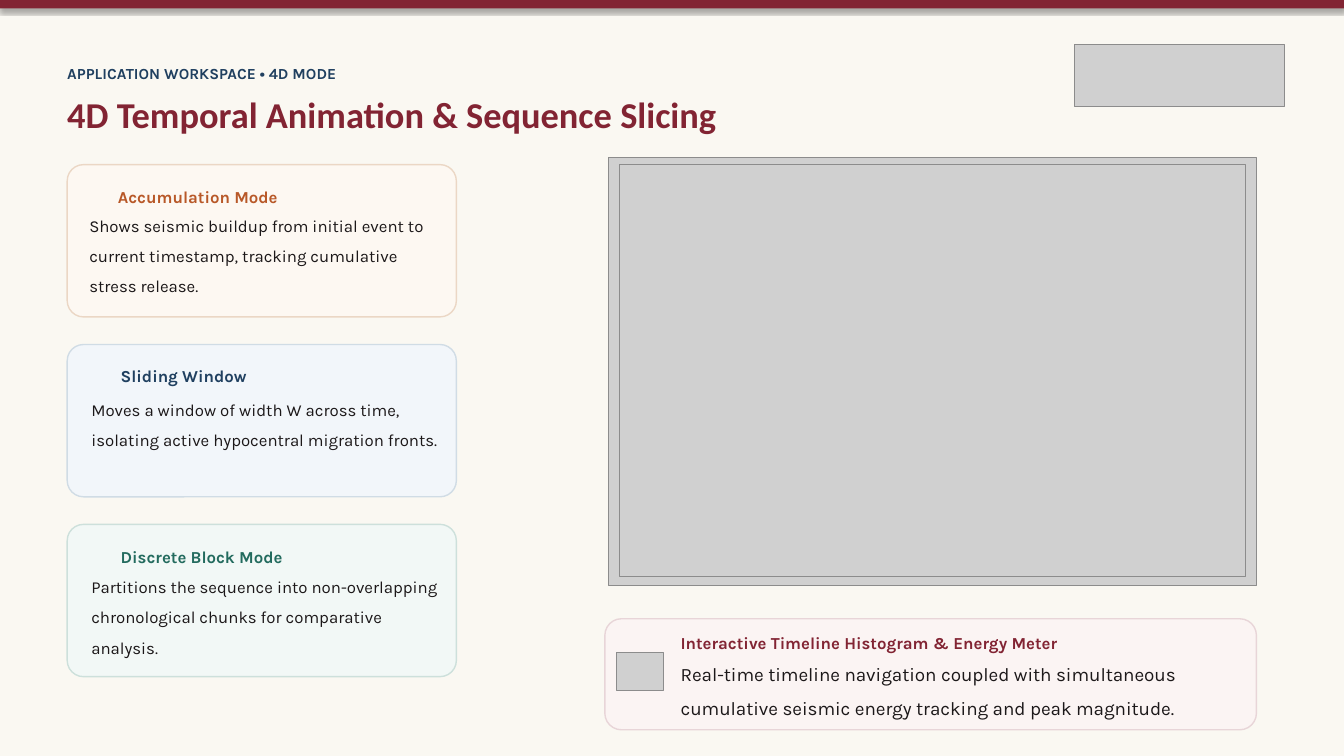
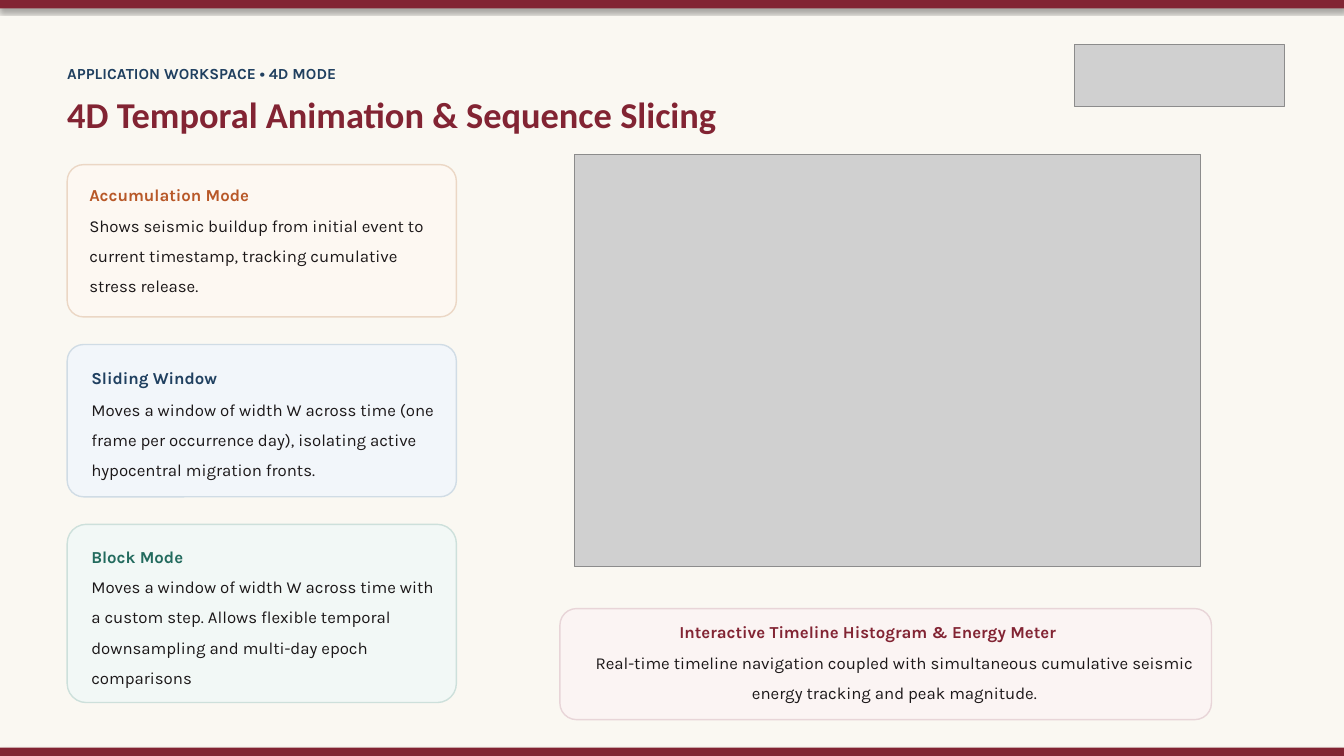
Before and after one commit to Crucio104/Seismic-Viewer-Presentation, a slide deck: slide 8 of thesis/presentation/Seismic Viewer - Thesis Defense.pptx (slide 7 before the commit). Drawn at 1344x756 pixels with LibreOffice and Linux fonts; fonts in the diff are those of the drawing; grey boxes stand for pictures; background and template pictures are left out. Boxes give left, top, right and bottom in pixels: in the first picture for what was removed or moved away, otherwise in the second. Text is boxed around its words. In the diff, an @@ line names an element or a change of style, - is before the commit and + after.

```diff
--- a/thesis/presentation/Seismic Viewer - Thesis Defense.pptx
+++ b/thesis/presentation/Seismic Viewer - Thesis Defense.pptx
@@ picture moved from (x1=619, y1=164, x2=1246, y2=577) to (x1=575, y1=154, x2=1202, y2=567) @@
@@ picture removed at (x1=609, y1=157, x2=1257, y2=586) @@
@@ text "Accumulation Mode" moved from (x1=118, y1=191, x2=277, y2=203) to (x1=89, y1=189, x2=249, y2=201) @@
@@ text "Sliding Window" moved from (x1=121, y1=370, x2=246, y2=386) to (x1=91, y1=372, x2=217, y2=388) @@
@@ text at (x1=91, y1=404, x2=434, y2=480): text changed @@
-Moves a window of width W across time, isolating active hypocentral migration fronts.
+Moves a window of width W across time (one frame per occurrence day), isolating active hypocentral migration fronts.
@@ rounded rectangle resized from (x1=68, y1=524, x2=457, y2=677) to (x1=68, y1=524, x2=457, y2=703) @@
@@ text at (x1=91, y1=551, x2=183, y2=563): text changed @@
-Discrete Block Mode
+Block Mode
@@ text at (x1=91, y1=581, x2=434, y2=688): text changed @@
-Partitions the sequence into non-overlapping chronological chunks for comparative analysis.
+Moves a window of width W across time with a custom step. Allows flexible temporal downsampling and multi-day epoch comparisons
@@ rounded rectangle moved from (x1=605, y1=619, x2=1256, y2=730) to (x1=561, y1=609, x2=1212, y2=720) @@
@@ text "Interactive Timeline Histogram & Energy ..." moved from (x1=681, y1=637, x2=1058, y2=653) to (x1=679, y1=626, x2=1056, y2=642) @@
@@ text "Real-time timeline navigation coupled with ..." moved from (x1=681, y1=668, x2=1176, y2=720) to (x1=596, y1=657, x2=1193, y2=703) @@
@@ text "Real-time timeline navigation coupled with ..." at (x1=596, y1=657, x2=1193, y2=703): size 13.5 to 12 pt; alignment left to centre @@
@@ picture removed at (x1=617, y1=652, x2=663, y2=691) @@
@@ rectangle added at (x1=0, y1=748, x2=1344, y2=756), fill #822433 @@
```
Also in this commit, not shown: 12 other slides changed, 2 slides added, 1 slide removed, 32 other files.
